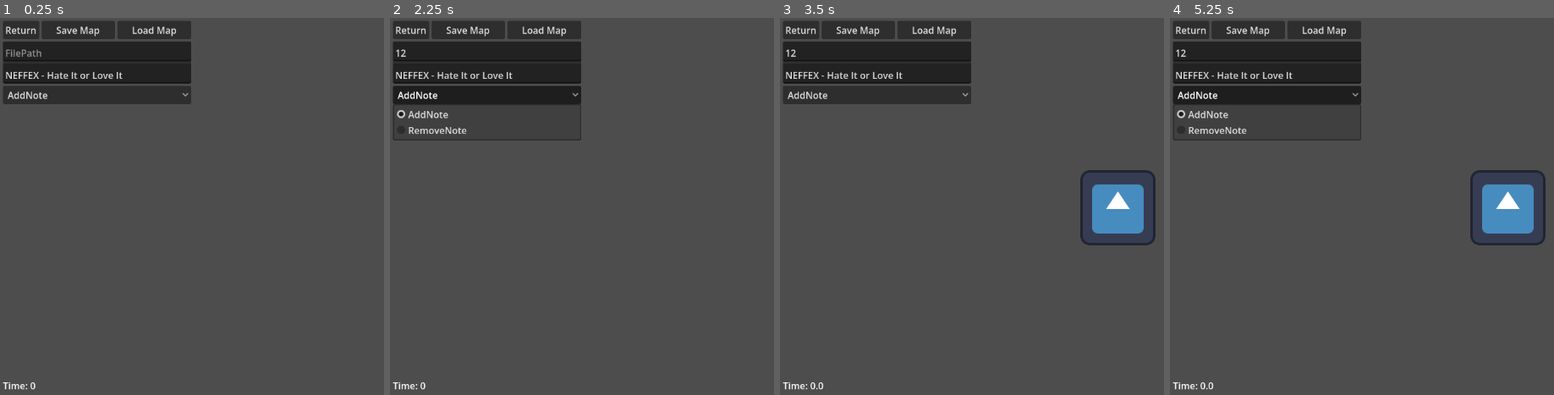
Above: before the commit, frames 1-4 (left to right).
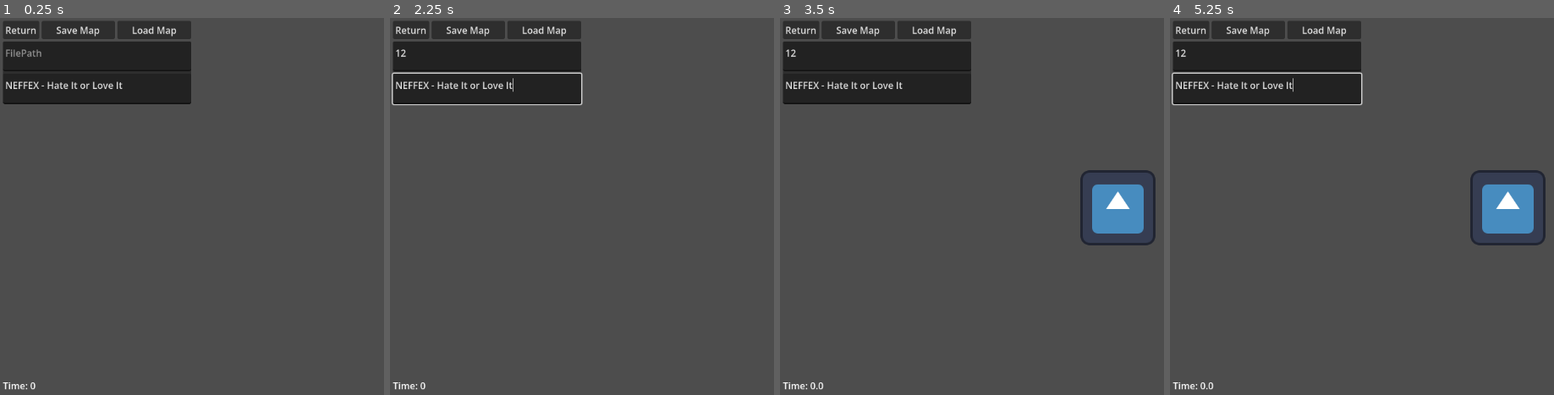
Above: after the commit, the same moments.

Repository: JoshDean599/12DI-Josh-Dean
Game: Godot game, scene res://Scenes/editor.tscn
The game is run twice, just before and just after one commit, with the same random seed, the same clock (stepped at 60 frames per second) and the same inputs. This scene is started directly instead of the project's main scene. The engine's default icon, where the game draws it, is replaced by a stand-in: a white triangle on a blue panel in a dark square.
Inputs (mouse positions are in pixels of both pictures, inside the frame that each line leads up to):
- Up to frame 1 (0.25 s): no input
- Up to frame 2 (2.25 s): click (486, 51) at 0.52 s; type "12" at 0.6 s; click "Load Map" at 1.25 s; click (486, 93) at 2 s, where only the run before the commit has a clickable "AddNote"
- Up to frame 3 (3.5 s): click (1117, 206) at 2.75 s
- Up to frame 4 (5.25 s): click (1507, 206) at 3.5 s; click (1507, 206) at 4.25 s; click (1266, 93) at 5 s, where only the run before the commit has a clickable "AddNote"

The runs differ from the first frame. In frame 1, 0.9% of the frame differs, in the area x 0-50%, y 14-23%; in frame 2, 1.9%, in the area x 0-51%, y 14-33%; in frame 3, 0.9%; in frame 4, 1.9%.
Error in both runs: Invalid access to property or key 'Notes' on a base object of type 'Dictionary'. (res://Scenes/editor.gd:76)

Commit message:
5_6_26
Finished adding QOL features to editor, working on different scores for notes.

Diff:
--- a/rhythm-game-project/Scenes/Objects/editor_note.gd
+++ b/rhythm-game-project/Scenes/Objects/editor_note.gd
@@ -1,13 +1,12 @@
 extends Node2D
 
 # Editor note movement variables
-const GRID_SIZE: Vector2 = Vector2(100, 100)
 var dragging = false
 var draggedOffset = Vector2.ZERO
 var tailDragging = false
 var tailDraggingOffset = Vector2.ZERO
-var GridLockKeyPress = false
-@export var snappingKey = KEY_SPACE
+var clickPosition: Vector2i = Vector2i.ZERO
+var clickTime = 0.0
 @export var baseHeadScale: float = 1.0
 @export var onHoverHeadScale: float = 1.1
 @export var baseTailSize: float = 0.8
@@ -21,22 +20,16 @@
 
 
 
-func _unhandled_input(event: InputEvent) -> void:
-	if event is InputEventKey:
-		if event.keycode == snappingKey:
-			GridLockKeyPress = event.pressed
-
-
 func _process(_delta: float) -> void:
 	if dragging:
-		if GridLockKeyPress:
-			position = (get_global_mouse_position() - draggedOffset).snapped(GRID_SIZE)
+		if Globals.editorGridLockKeyPress:
+			position = (get_global_mouse_position() - draggedOffset).snapped(Globals.editorGrid)
 		else:
 			position = get_global_mouse_position() - draggedOffset
 
 	if tailDragging:
-		if GridLockKeyPress:
-			$Tail.position = (get_global_mouse_position() - tailDraggingOffset).snapped(GRID_SIZE)
+		if Globals.editorGridLockKeyPress:
+			$Tail.position = (get_global_mouse_position() - tailDraggingOffset).snapped(Globals.editorGrid)
 		else:
 			$Tail.position = get_global_mouse_position() - tailDraggingOffset
 		$Line2D.set_point_position(1, $Tail.position)
@@ -68,6 +61,7 @@
 
 	$Head/ClickDetector.visible = true
 	if $Tail.position.x <= 30 and $Tail.position.x >= -30 and $Tail.position.y >= -30 and $Tail.position.y <= 30:
+		$Tail.position = Vector2.ZERO
 		$Tail/DragDetector.scale = Vector2(tailDragDetectorBaseScale, tailDragDetectorBaseScale)
 	else:
 		$Tail/DragDetector.scale = Vector2(tailDragDetectorOffsetScale, tailDragDetectorOffsetScale)
@@ -82,6 +76,10 @@
 
 
 func _on_click_detector_gui_input(event: InputEvent) -> void:
-	if event == InputEventMouseButton and event.is_pressed(): # And right click
-		queue_free()
-	pass # Replace with function body.
+	if event is InputEventMouseButton and event.button_index == 2:
+		if event.pressed:
+			clickPosition = DisplayServer.mouse_get_position()
+			clickTime = Time.get_ticks_msec() / 1000.0
+		else:
+			if clickPosition == DisplayServer.mouse_get_position() and Time.get_ticks_msec() / 1000.0 - clickTime < 0.25:
+				queue_free()
--- a/rhythm-game-project/Scenes/Objects/game_note.gd
+++ b/rhythm-game-project/Scenes/Objects/game_note.gd
@@ -18,7 +18,7 @@
 	# Check if the note is held:
 	if active:
 		if noteHandler.holding:
-			if game.currentTime - holdEndTime >= 0:
+			if game.currentTime - holdEndTime >= 0: # Successfuly held note! - Change to proper range
 				game.incriment_score(10)
 				queue_free()
 			else:
--- a/rhythm-game-project/Scenes/Objects/note_handler.gd
+++ b/rhythm-game-project/Scenes/Objects/note_handler.gd
@@ -3,12 +3,23 @@
 @export var noteSpawnLocation = 1220
 
 @onready var game = get_parent()
+var loadedSong = null
 
 var noteQueue = [] #  Keeps track of what notes to process first
 var heldKeys = [] # Keeps track of the held keys
 var holding = false
 
-var loadedSong = null
+var scores = {
+	perfect = {
+		range = .05,
+		score = 100
+	},
+	miss = {
+		range = .3,
+		score = 0
+	}
+}
+
 
 func _unhandled_input(event: InputEvent) -> void:
 	if not event.is_echo() and event is InputEventKey:
@@ -17,8 +28,8 @@
 				heldKeys.push_back(event.keycode)
 
 			if noteQueue.size() > 0 and noteQueue.front().position.x < 250: # Change to a proper range
-				var noteToPop = noteQueue.pop_front()
-				noteToPop.active = true
+				var noteIndexToPop = noteQueue.pop_front()
+				noteIndexToPop.active = true
 		elif event.is_released():
 			if heldKeys.find(event.keycode) >= 0:
 				heldKeys.pop_at(heldKeys.find(event.keycode))
@@ -34,13 +45,12 @@
 # Called every frame. 'delta' is the elapsed time since the previous frame.
 func _process(_delta: float) -> void:
 	# Remove if passed point of hitting
-	if noteQueue.size() > 0 and noteQueue.front().position.x < 0.0: # Change to proper range
+	if noteQueue.size() > 0 and get_parent().currentTime - noteQueue.front().holdEndTime > 0.0: # Change to proper range
 		noteQueue.pop_front()
 
 	if loadedSong != null and loadedSong.Notes.size() > 0:
 		check_note()
 
-	pass
 
 
 
@@ -67,22 +77,3 @@
 
 	if loadedSong.Notes[closestNote].time + game.bufferTime <= game.currentTime - game.bufferTime:
 		create_note(loadedSong.Notes.pop_at(closestNote))
-
-
-
-
-#func _on_random_timer_timeout() -> void:
-#	create_note(
-#		{
-#			position = {
-#				x = 1200.0,
-#				y = randi_range(-100, 100)
-#			},
-#			tailPosition = {
-#				x = randi_range(0, 3) * 100,
-#				y = 0
-#			}
-#		}
-#	)
-#	$RandomSpawnTimer.wait_time = randf_range(1, 3)
-#	$RandomSpawnTimer.start()
--- a/rhythm-game-project/Scenes/editor.gd
+++ b/rhythm-game-project/Scenes/editor.gd
@@ -86,7 +86,10 @@
 
 func _process(_delta: float) -> void:
 	if dragging:
-		camera.position.x = -(DisplayServer.mouse_get_position().x - startDragPosition)
+		if Globals.editorGridLockKeyPress:
+			camera.position.x = snapped(-(DisplayServer.mouse_get_position().x - startDragPosition), Globals.editorGrid.x / 2)
+		else:
+			camera.position.x = -(DisplayServer.mouse_get_position().x - startDragPosition)
 		$UI/Control/MarginContainer2/Label.text = "Time: " + str(camera.position.x / noteSpeed)
 
 
--- a/rhythm-game-project/Scenes/editor.tscn
+++ b/rhythm-game-project/Scenes/editor.tscn
@@ -63,15 +63,6 @@
 text = "NEFFEX - Hate It or Love It"
 placeholder_text = "SongName"
 
-[node name="OptionButton" type="OptionButton" parent="UI/Control/MarginContainer/VBoxContainer" unique_id=612125775]
-layout_mode = 2
-selected = 0
-item_count = 2
-popup/item_0/text = "AddNote"
-popup/item_0/id = 0
-popup/item_1/text = "RemoveNote"
-popup/item_1/id = 1
-
 [node name="MarginContainer2" type="MarginContainer" parent="UI/Control" unique_id=2146079056]
 layout_mode = 0
 offset_top = 608.0
@@ -101,7 +92,6 @@
 [connection signal="pressed" from="UI/Control/MarginContainer/VBoxContainer/HBoxContainer/Return" to="." method="_on_return_button_pressed"]
 [connection signal="pressed" from="UI/Control/MarginContainer/VBoxContainer/HBoxContainer/Save" to="." method="_on_save_pressed"]
 [connection signal="pressed" from="UI/Control/MarginContainer/VBoxContainer/HBoxContainer/Load" to="." method="_on_load_pressed"]
-[connection signal="item_selected" from="UI/Control/MarginContainer/VBoxContainer/OptionButton" to="." method="_on_option_button_item_selected"]
 [connection signal="button_down" from="Camera2D/Drag Detector" to="." method="_on_drag_detector_button_down"]
 [connection signal="button_up" from="Camera2D/Drag Detector" to="." method="_on_drag_detector_button_up"]
 [connection signal="gui_input" from="Camera2D/Drag Detector" to="." method="_on_drag_detector_gui_input"]
--- a/rhythm-game-project/Scripts/globals.gd
+++ b/rhythm-game-project/Scripts/globals.gd
@@ -13,6 +13,11 @@
 var mapPath = "res://Songs/Maps/"
 var musicPath = "res://Songs/Music/"
 
+# EditorGrid:
+const editorGrid = Vector2(100, 100)
+const editorSnappingKey = KEY_SPACE
+var editorGridLockKeyPress: bool = false
+
 
 func change_scene(node):
 	var tree = get_tree()
@@ -21,6 +26,7 @@
 	tree.root.add_child(node) # Add the new scene
 	tree.current_scene = node # Set the new scene to the current
 
+
 func load_song(path) -> Dictionary:
 	if not FileAccess.open(path, FileAccess.READ):
 		return {}
@@ -28,16 +34,8 @@
 	var saveString = FileAccess.get_file_as_string(path)
 	return JSON.parse_string(saveString)
 
-# Score definitions. CHANGE TO SOMEWHERE BETTER THAN HERE
-var scores = {
-	ok = {
-		lower = -.5,
-		upper = .5,
-		score = 50
-	},
-	perfect = {
-		lower = -.1,
-		upper = .1,
-		score = 200
-	}
-}
+
+func _unhandled_input(event: InputEvent) -> void:
+	if event is InputEventKey:
+		if event.keycode == editorSnappingKey:
+			editorGridLockKeyPress = event.pressed
